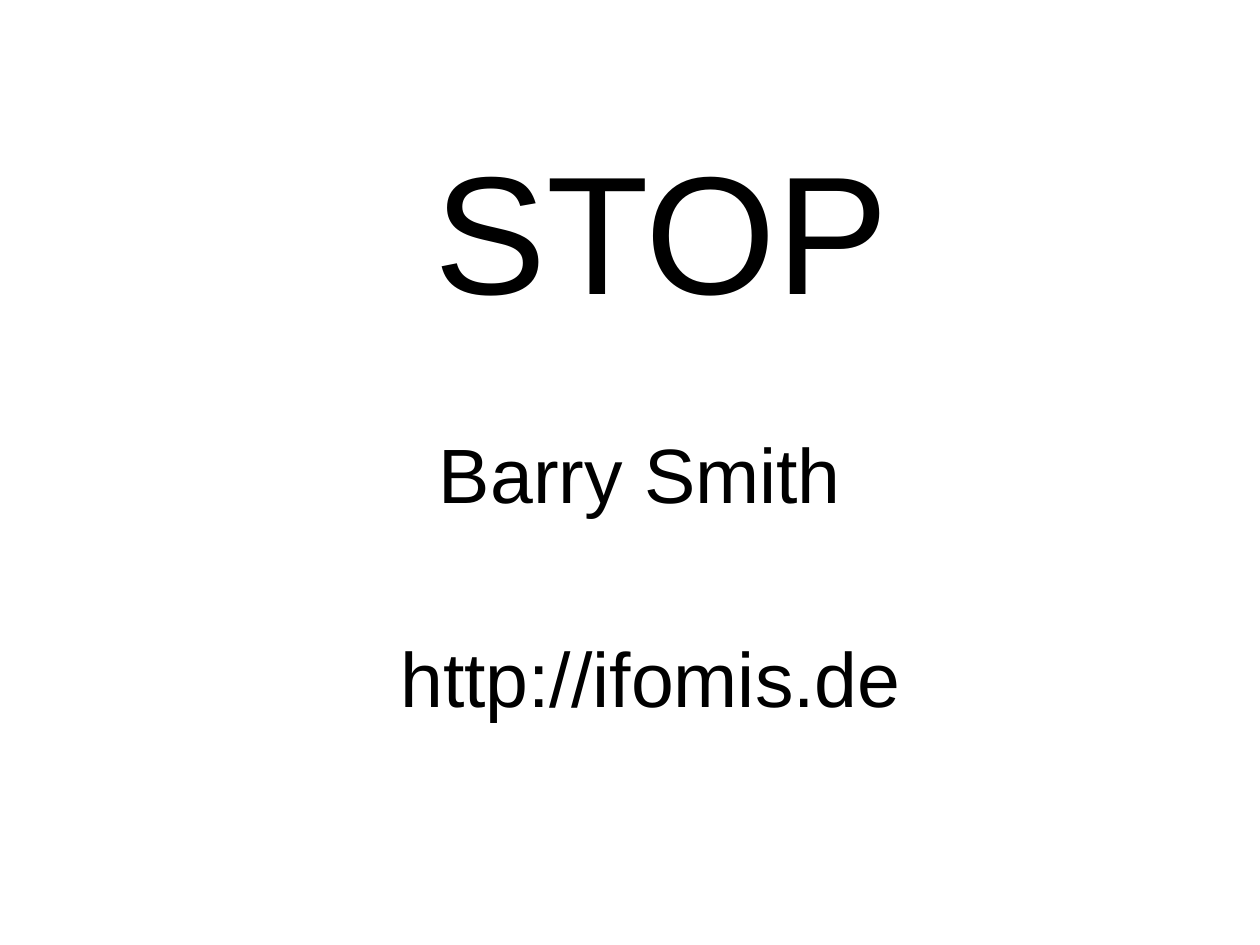
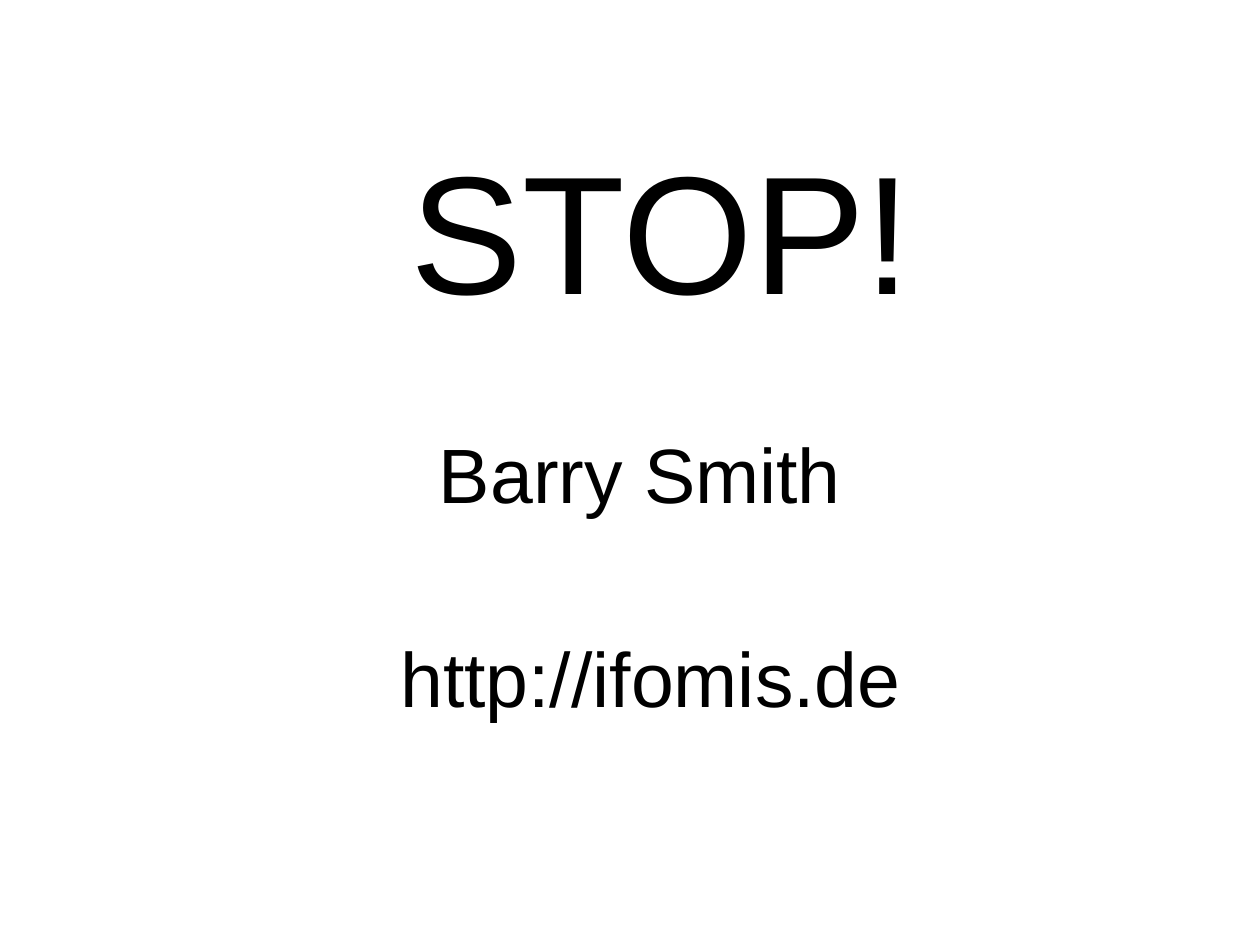
Before and after one commit to NCOR-Organization/ontology.buffalo.edu, a slide deck: slide 1 of 04/STOP_GO_5_04.ppt. Drawn at 1260x945 pixels with LibreOffice and Linux fonts; fonts in the diff are those of the drawing. Boxes give left, top, right and bottom in pixels: in the first picture for what was removed or moved away, otherwise in the second. Text is boxed around its words. In the diff, an @@ line names an element or a change of style, - is before the commit and + after.

```diff
--- a/04/STOP_GO_5_04.ppt
+++ b/04/STOP_GO_5_04.ppt
@@ title at (411,176,912,296): text changed @@
-STOP
+STOP!
```
Also in this commit, not shown: 67 other slides changed, 1 slide added, 1 slide removed, 1 other file.
